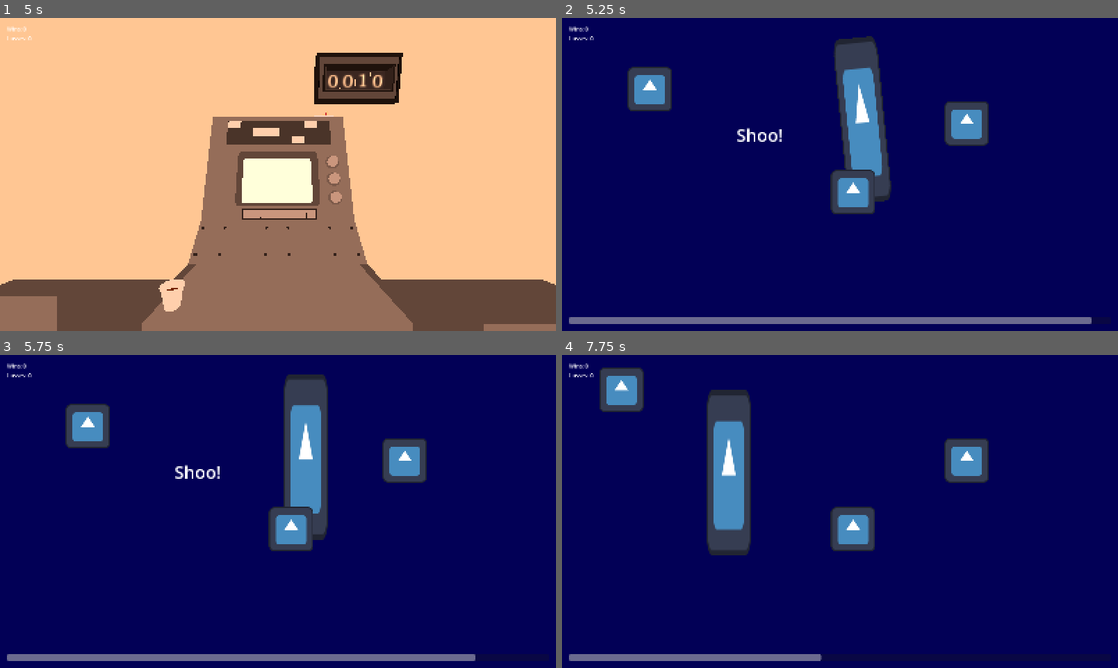
Above: before the commit, frames 1-4 (two rows, left to right).
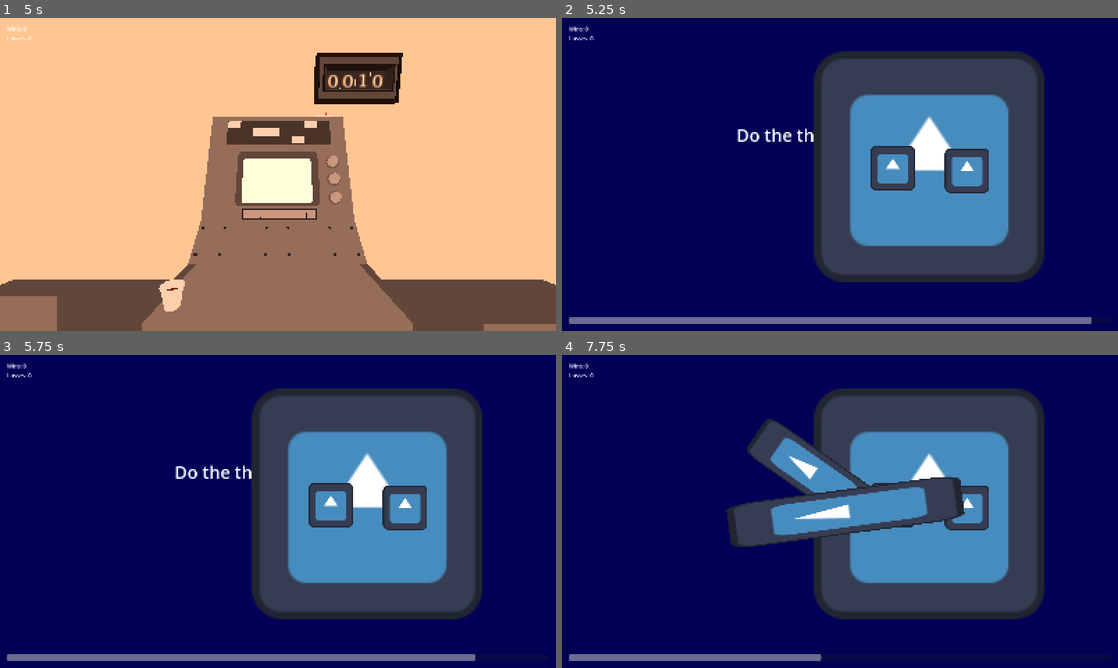
Above: after the commit, the same moments.

Repository: kvognar/gmtk-jam-2026
Game: Godot game, scene res://workstation.tscn
Two runs of this game, one before a commit and one after it. Both use one fixed random seed, a clock stepped at 60 frames per second and the inputs below. The engine's default icon, where the game draws it, is replaced by a stand-in: a white triangle on a blue panel in a dark square.
Inputs (mouse positions are in pixels of both pictures, inside the frame that each line leads up to):
- Up to frame 1 (5 s): move the mouse to (400, 158) at 0.52 s; press the mouse at (400, 158) at 0.53 s; hold D (right) 0.53-1.28 s; tap Enter at 1.25, 3.5 s; move the mouse to (166, 190) at 1.27 s; release the mouse at (166, 190) at 1.28 s; hold Down (ui_down) 1.28-2.03 s; click (166, 190) at 1.35 s; tap Space at 2, 4.25 s; move the mouse to (333, 105) at 2.02 s; press the mouse at (333, 105) at 2.03 s; hold D (right) 2.03-2.78 s; move the mouse to (250, 237) at 2.77 s; release the mouse at (250, 237) at 2.78 s; hold Up (ui_up) 2.78-3.53 s; click (250, 237) at 2.85 s; move the mouse to (444, 221) at 3.52 s; press the mouse at (444, 221) at 3.53 s; hold A (left) from 3.53 s (still down); move the mouse to (111, 127) at 4.27 s; release the mouse at (111, 127) at 4.28 s; click (111, 127) at 4.35 s
- Up to frame 2 (5.25 s): tap Enter at 5 s; move the mouse to (867, 174) at 5.02 s; release A (left) at 5.03 s; press the mouse at (867, 174) at 5.03 s; hold Down (ui_down) from 5.03 s (still down)
- Up to frame 3 (5.75 s): keep holding Down (ui_down)
- Up to frame 4 (7.75 s): tap Space at 5.75 s; move the mouse to (756, 433) at 5.77 s; release Down (ui_down) at 5.78 s; release the mouse at (756, 433) at 5.78 s; hold D (right) 5.78-6.53 s; click (756, 433) at 5.85 s; move the mouse to (962, 495) at 6.52 s; press the mouse at (962, 495) at 6.53 s; hold Up (ui_up) 6.53-7.28 s; move the mouse to (728, 527) at 7.27 s; release the mouse at (728, 527) at 7.28 s; hold D (right) from 7.28 s (still down); click (728, 527) at 7.35 s

Frame 1 is identical in both runs. In frame 2, 29% of the frame differs, in the area x 11-87%, y 5-85%; in frame 3, 29%; in frame 4, 38%, in the area x 6-87%, y 4-85%.

Commit message:
suit repair is a go

Diff:
--- /dev/null
+++ b/microgames/suit_repair/duct_tape.gd
@@ -0,0 +1,26 @@
+extends Node2D
+
+var start_position: Vector2
+var end_position: Vector2
+var active := false
+
+func _process(_delta: float) -> void:
+
+	if Input.is_action_pressed('action') and active:
+		end_position = get_global_mouse_position()
+		rotate_tape()
+
+	if Input.is_action_just_released('action') and active:
+		active = false
+		%CollisionShape2D.disabled = false
+
+func rotate_tape() -> void:
+	var texture: Texture2D = $Sprite2D.texture
+	var height = texture.get_height()
+	var target_height = (start_position - end_position).length()
+	scale.y = target_height / height
+	global_rotation = (end_position- start_position).normalized().rotated(PI/2).angle()
+
+	global_position = (start_position + end_position) / 2
+
+	pass
--- /dev/null
+++ b/microgames/suit_repair/duct_tape.tscn
@@ -0,0 +1,21 @@
+[gd_scene format=3 uid="uid://btbqubsacvtce"]
+
+[ext_resource type="Texture2D" uid="uid://qcvi7h7ibyy2" path="res://icon.svg" id="1_vqbmb"]
+[ext_resource type="Script" uid="uid://curgqhheq2wcq" path="res://microgames/suit_repair/duct_tape.gd" id="1_wi8b2"]
+
+[sub_resource type="RectangleShape2D" id="RectangleShape2D_ejdy6"]
+size = Vector2(128, 128)
+
+[node name="DuctTape" type="Node2D" unique_id=777641968]
+scale = Vector2(1, 1e-05)
+script = ExtResource("1_wi8b2")
+
+[node name="Sprite2D" type="Sprite2D" parent="." unique_id=1321330358]
+texture = ExtResource("1_vqbmb")
+
+[node name="Area2D" type="Area2D" parent="." unique_id=1751950279]
+
+[node name="CollisionShape2D" type="CollisionShape2D" parent="Area2D" unique_id=981187453]
+unique_name_in_owner = true
+shape = SubResource("RectangleShape2D_ejdy6")
+disabled = true
--- /dev/null
+++ b/microgames/suit_repair/suit.tscn
@@ -0,0 +1,19 @@
+[gd_scene format=3 uid="uid://kyggwnl5nqun"]
+
+[ext_resource type="Texture2D" uid="uid://qcvi7h7ibyy2" path="res://icon.svg" id="1_ebhj2"]
+[ext_resource type="PackedScene" uid="uid://ciua6wtyhdn4e" path="res://microgames/suit_repair/suit_hole.tscn" id="2_182oc"]
+
+[node name="Suit" type="Node2D" unique_id=645462558]
+
+[node name="Sprite2D" type="Sprite2D" parent="." unique_id=1576329350]
+position = Vector2(1057, 428)
+scale = Vector2(5.171875, 5.171875)
+texture = ExtResource("1_ebhj2")
+
+[node name="Holes" type="Node2D" parent="." unique_id=685126020]
+
+[node name="SuitHole" parent="Holes" unique_id=118899803 instance=ExtResource("2_182oc")]
+position = Vector2(1166, 439)
+
+[node name="SuitHole2" parent="Holes" unique_id=2089572215 instance=ExtResource("2_182oc")]
+position = Vector2(952, 432)
--- /dev/null
+++ b/microgames/suit_repair/suit_hole.gd
@@ -0,0 +1,25 @@
+extends Node2D
+class_name SuitHole
+
+signal patched(hole: SuitHole)
+
+
+
+
+
+func _on_area_2d_area_entered(area: Area2D) -> void:
+	var total_dist = 0
+	for owner_idx in area.get_shape_owners():
+		for shape_idx in area.shape_owner_get_shape_count(owner_idx):
+			var other_shape = area.shape_owner_get_shape(owner_idx, shape_idx)
+			var contacts = $Area2D/CollisionShape2D.shape.collide_and_get_contacts($Area2D/CollisionShape2D.global_transform, other_shape, area.global_transform * area.shape_owner_get_transform(owner_idx))
+			for i in range(0, contacts.size(), 2):
+				var a = contacts[i]
+				var b = contacts[i+1]
+				var dist = (b - a).length()
+				total_dist += dist
+	if ceil(total_dist) >= $Area2D/CollisionShape2D.shape.radius * 2:
+		print_debug('patched!')
+		patched.emit(self)
+	else:
+		print_debug('no good')
--- /dev/null
+++ b/microgames/suit_repair/suit_hole.tscn
@@ -0,0 +1,23 @@
+[gd_scene format=3 uid="uid://ciua6wtyhdn4e"]
+
+[ext_resource type="Script" uid="uid://dynodnom3ljsq" path="res://microgames/suit_repair/suit_hole.gd" id="1_w0hs4"]
+[ext_resource type="Texture2D" uid="uid://qcvi7h7ibyy2" path="res://icon.svg" id="2_dtx87"]
+
+[sub_resource type="CanvasItemMaterial" id="CanvasItemMaterial_ejdy6"]
+
+[sub_resource type="CircleShape2D" id="CircleShape2D_ejdy6"]
+radius = 47.26521
+
+[node name="SuitHole" type="Node2D" unique_id=118899803]
+script = ExtResource("1_w0hs4")
+
+[node name="Sprite2D" type="Sprite2D" parent="." unique_id=1726973013]
+material = SubResource("CanvasItemMaterial_ejdy6")
+texture = ExtResource("2_dtx87")
+
+[node name="Area2D" type="Area2D" parent="." unique_id=396674692]
+
+[node name="CollisionShape2D" type="CollisionShape2D" parent="Area2D" unique_id=1874625354]
+shape = SubResource("CircleShape2D_ejdy6")
+
+[connection signal="area_entered" from="Area2D" to="." method="_on_area_2d_area_entered"]
--- /dev/null
+++ b/microgames/suit_repair/suit_repair.gd
@@ -0,0 +1,27 @@
+extends Microgame
+
+var tape_roll: PackedScene = preload("res://microgames/suit_repair/duct_tape.tscn")
+
+var total_holes := 0
+var patched_holes: Dictionary[SuitHole, bool] = {}
+
+func _ready() -> void:
+	for hole in $Suit/Holes.get_children():
+		hole.patched.connect(log_hole_patched)
+		total_holes += 1
+
+	super()
+
+func log_hole_patched(hole: SuitHole) -> void:
+	patched_holes[hole] = true
+	if patched_holes.size() >= total_holes:
+		win()
+
+func _process(delta: float) -> void:
+	if Input.is_action_just_pressed("action"):
+		var tape = tape_roll.instantiate()
+		$Tapes.add_child(tape)
+		tape.active = true
+		tape.start_position = get_global_mouse_position()
+
+	super(delta)
--- /dev/null
+++ b/microgames/suit_repair/suit_repair.tscn
@@ -0,0 +1,14 @@
+[gd_scene format=3 uid="uid://cxuosva6evwlw"]
+
+[ext_resource type="PackedScene" uid="uid://dwt1qdmghu1x2" path="res://microgames/microgame.tscn" id="1_3egq7"]
+[ext_resource type="Script" uid="uid://btkst3nl2tis" path="res://microgames/suit_repair/suit_repair.gd" id="2_bq3qb"]
+[ext_resource type="PackedScene" uid="uid://kyggwnl5nqun" path="res://microgames/suit_repair/suit.tscn" id="3_kpxw4"]
+
+[node name="SuitRepair" unique_id=1956794833 instance=ExtResource("1_3egq7")]
+script = ExtResource("2_bq3qb")
+
+[node name="Suit" parent="." index="5" unique_id=645462558 instance=ExtResource("3_kpxw4")]
+
+[node name="Tapes" type="Node2D" parent="." index="6" unique_id=133206157]
+
+[editable path="Suit"]
--- a/workstation.gd
+++ b/workstation.gd
@@ -2,6 +2,7 @@
 
 var games: Array[Microgame] = []
 var game_paks: Array[PackedScene] = [
+	load("res://microgames/suit_repair/suit_repair.tscn"),
 	load("res://microgames/pigeons.tscn"),
 	load("res://microgames/button_clicker.tscn"),
 	load("res://microgames/click_to_win.tscn"),
Not shown, added: microgames/suit_repair/duct_tape.gd.uid
Not shown, added: microgames/suit_repair/suit_hole.gd.uid
Not shown, added: microgames/suit_repair/suit_repair.gd.uid
Not shown, added: assets/audio/.DS_Store
